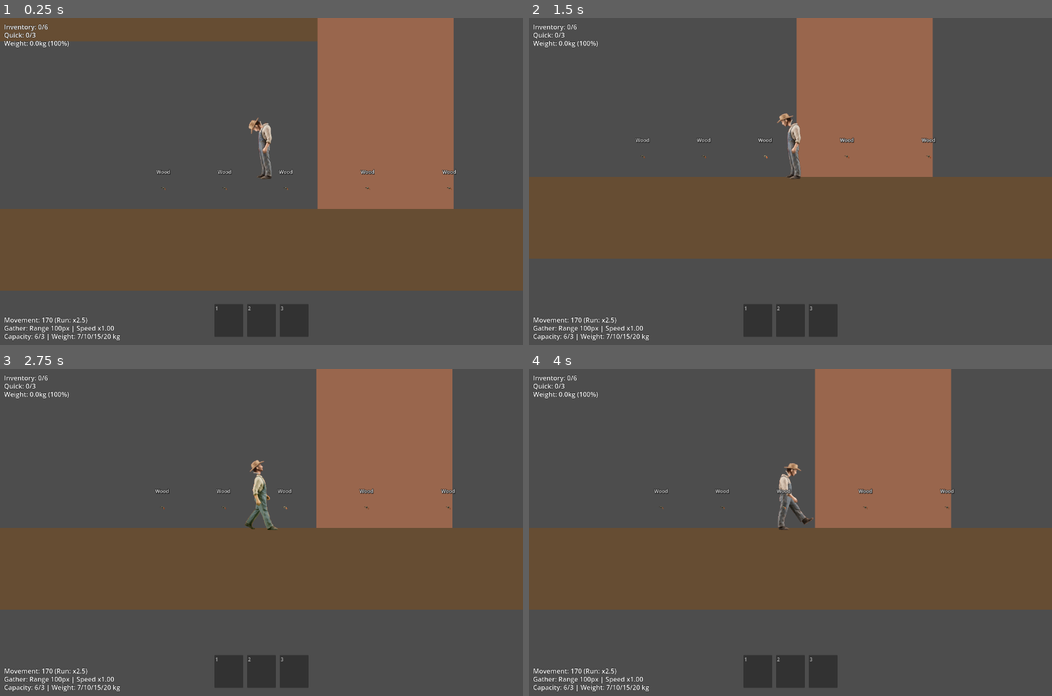
Above: before the commit, frames 1-4 (two rows, left to right).
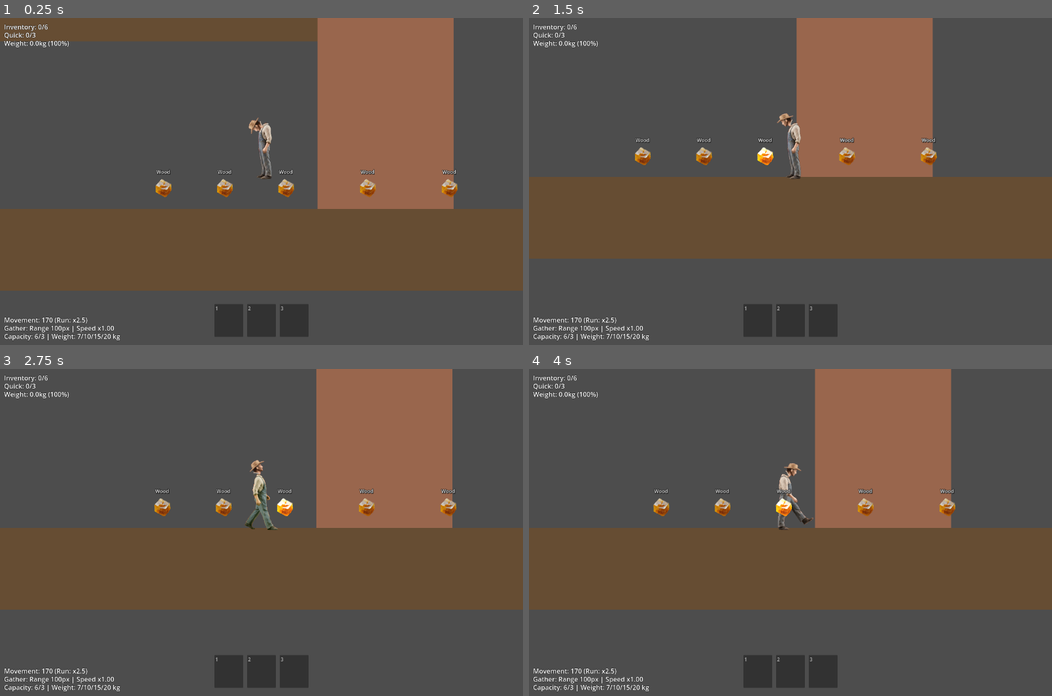
Above: after the commit, the same moments.

Repository: LouisZCode/mechanics_tests
Game: Godot game, scene res://scenes/main.tscn
Two runs of this game, one before a commit and one after it. Both use one fixed random seed, a clock stepped at 60 frames per second and the inputs below. The engine's default icon, where the game draws it, is replaced by a stand-in: a white triangle on a blue panel in a dark square.
Inputs (mouse positions are in pixels of both pictures, inside the frame that each line leads up to):
- Up to frame 1 (0.25 s): no input
- Up to frame 2 (1.5 s): tap Enter at 0.5 s; move the mouse to (905, 165) at 0.52 s; hold Right (ui_right) 0.53-1.25 s; hold F (interact) 0.53-1.25 s; click (905, 165) at 0.67 s; tap Space (ui_select) at 0.77 s; drag from (685, 197) to (790, 142) at 1.27 s
- Up to frame 3 (2.75 s): tap Space (ui_select) at 2 s; move the mouse to (313, 460) at 2.02 s; hold Left (ui_left) from 2.03 s (still down); hold 2 (quickslot_2) from 2.03 s (still down)
- Up to frame 4 (4 s): release Left (ui_left) at 2.75 s; release 2 (quickslot_2) at 2.75 s; drag from (764, 597) to (790, 493) at 2.77 s; tap Enter at 3.5 s; move the mouse to (947, 581) at 3.52 s; hold Right (ui_right) from 3.53 s (still down); hold Mouse wheel down (quickslot_next) from 3.53 s (still down); tap Space (ui_select) at 3.77 s

The runs differ from the first frame. In frame 1, 0.6% of the frame differs, in the area x 29-88%, y 49-55%; in frame 2, 0.6%; in frame 3, 0.6%, in the area x 29-88%, y 39-45%; in frame 4, 0.6%.

Commit message:
fix: add good size of items (128x128)

Diff:
--- a/resources/items/wood.tres
+++ b/resources/items/wood.tres
@@ -1,7 +1,7 @@
 [gd_resource type="Resource" script_class="ItemData" load_steps=3 format=3 uid="uid://cq8j5sat6u3v1"]
 
 [ext_resource type="Script" uid="uid://cu0m41p6gxapu" path="res://scripts/resources/item_data.gd" id="1_1"]
-[ext_resource type="Texture2D" uid="uid://br1qgffa6bapr" path="res://assets/items/gun_64x64.png" id="1_w3n26"]
+[ext_resource type="Texture2D" uid="uid://do6si00pucdqt" path="res://assets/items/ore_256.png" id="1_w3n26"]
 
 [resource]
 script = ExtResource("1_1")
--- a/scenes/player.tscn
+++ b/scenes/player.tscn
@@ -550,7 +550,7 @@
 [node name="Camera2D" type="Camera2D" parent="."]
 
 [node name="ArmPivot" type="Node2D" parent="."]
-position = Vector2(-11, -133)
+position = Vector2(-3, -133)
 
 [node name="Arm" type="Sprite2D" parent="ArmPivot"]
 visible = false
Binary file removed: assets/items/Beer.png
Binary file removed: assets/items/gun_64x64.png
Binary file added: assets/items/ore_256.png
Not shown, changed: assets/items/ore_256.png.import
Binary file added: assets/items/shovel_256.png
Not shown, changed: assets/items/shovel_256.png.import
Not shown: 2 places in scenes/player.tscn that only renumber resources
